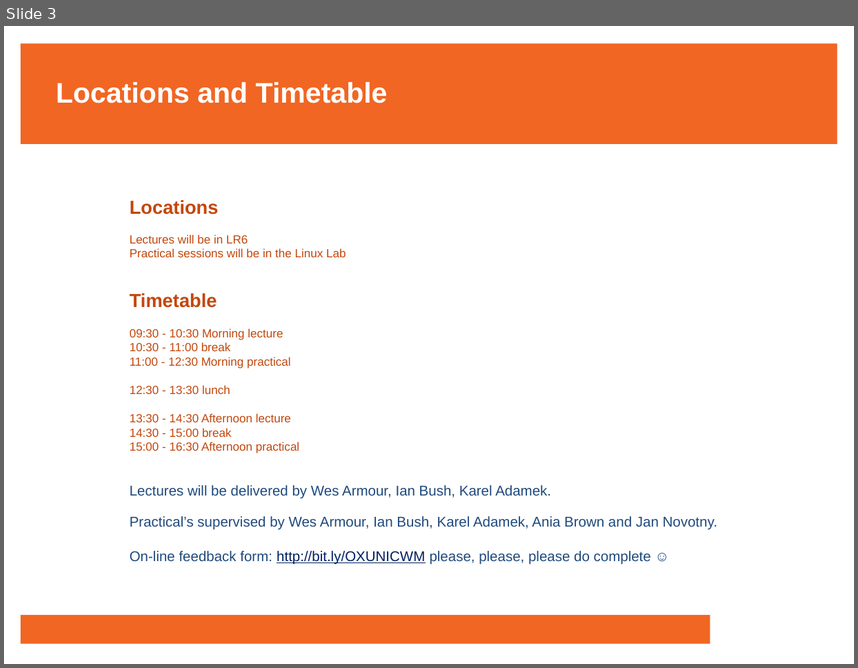
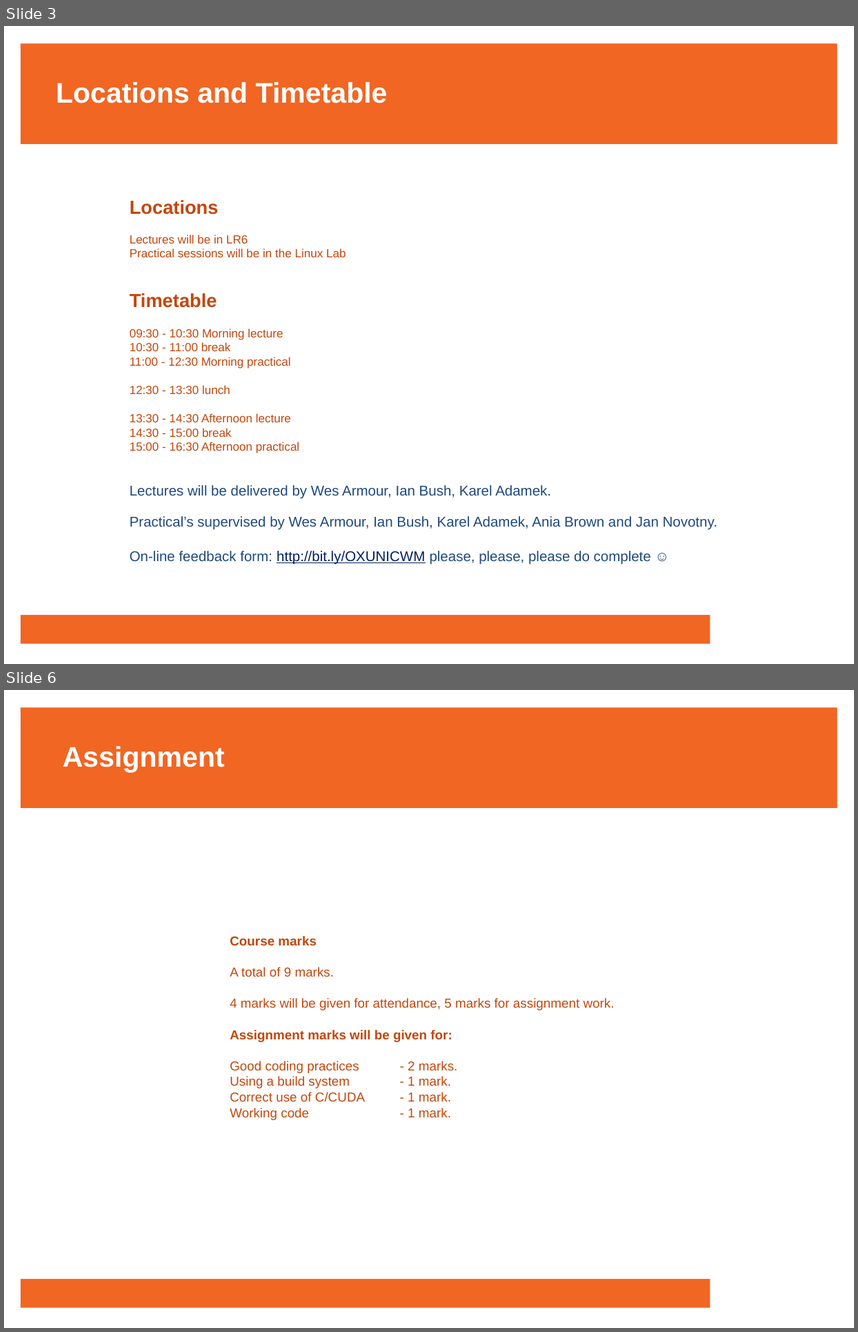
Before and after one commit to francisjudd/CWM-HPC, a slide deck: lectures/pptx/0_Introduction.pptx. Shown one above the other, each under a label of ours: slide 3 before the commit, slides 3 and 6 after it; the slides between them are not shown. The pictures are 858x668 and 858x1332 pixels, drawn with LibreOffice and Linux fonts; fonts in the diff are those of the drawing; background and template pictures are left out. Boxes give left, top, right and bottom in pixels: in the first picture for what was removed or moved away, otherwise in the second. Text is boxed around its words. In the diff, an @@ line names an element or a change of style, - is before the commit and + after.

Commit message:
Updated intro with assignment details

```diff
--- a/lectures/pptx/0_Introduction.pptx
+++ b/lectures/pptx/0_Introduction.pptx
@@ slide 6 added at box(4, 690, 854, 1328), background #FFFFFF; not listed: 2 template elements that a slide beside it also shows @@
@@ text added at box(63, 746, 225, 772), 24 pt, text #FFFFFF, bold @@
+Assignment
@@ text added at box(230, 936, 615, 1102), 11 pt, text #C2470C @@
+Course marks
+A total of 9 marks.
+4 marks will be given for attendance, 5 marks for assignment work.
+Assignment marks will be given for:
+Good coding practices - 2 marks.
+Using a build system - 1 mark.
+Correct use of C/CUDA - 1 mark.
+Working code - 1 mark.
```
Also in this commit, not shown: 2 slides changed, 1 other file.
